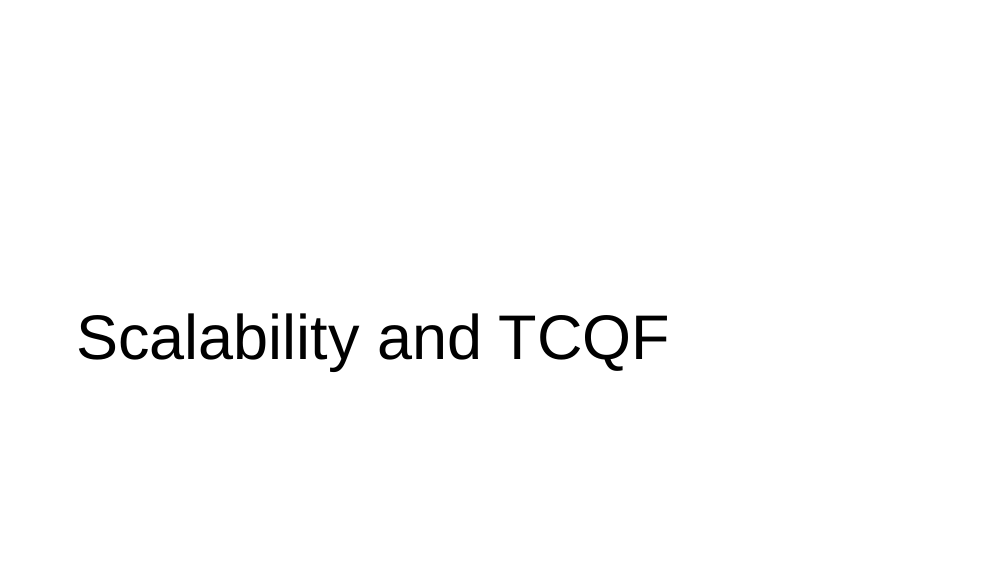
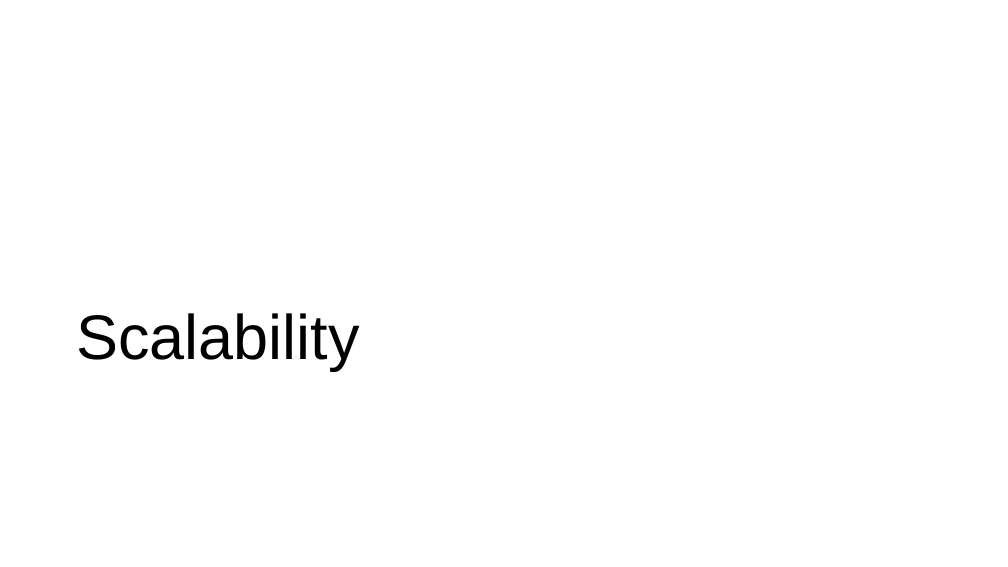
Before and after one commit to toerless/detnet, a slide deck: slide 23 of tcqf-slides.pptx (slide 8 before the commit). Drawn at 1008x567 pixels with LibreOffice and Linux fonts; fonts in the diff are those of the drawing. Boxes give left, top, right and bottom in pixels: in the first picture for what was removed or moved away, otherwise in the second. Text is boxed around its words. In the diff, an @@ line names an element or a change of style, - is before the commit and + after.

```diff
--- a/tcqf-slides.pptx
+++ b/tcqf-slides.pptx
@@ title at (76,313,359,371): text changed @@
-Scalability and TCQF
+Scalability
```
Also in this commit, not shown: 5 other slides changed, 22 slides added, 3 slides removed.
